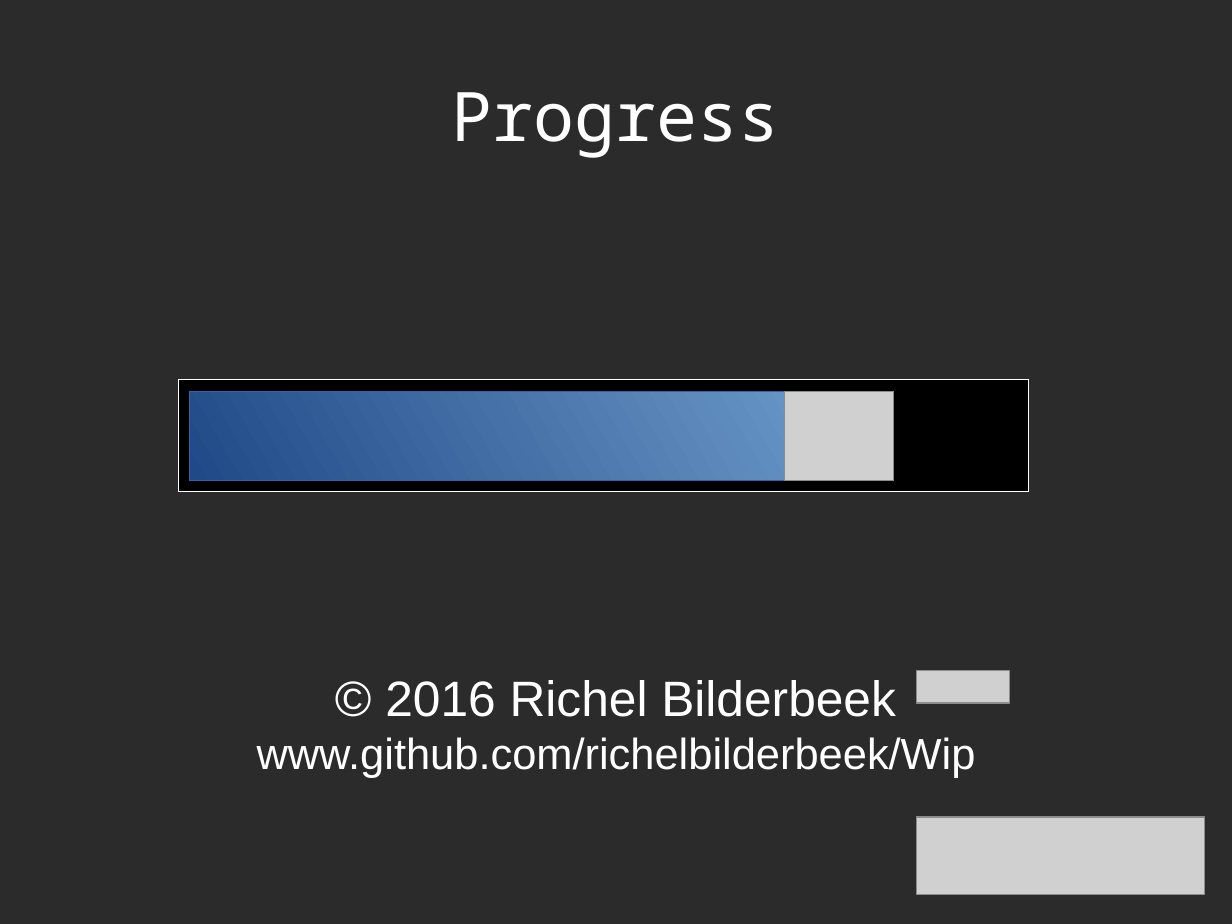
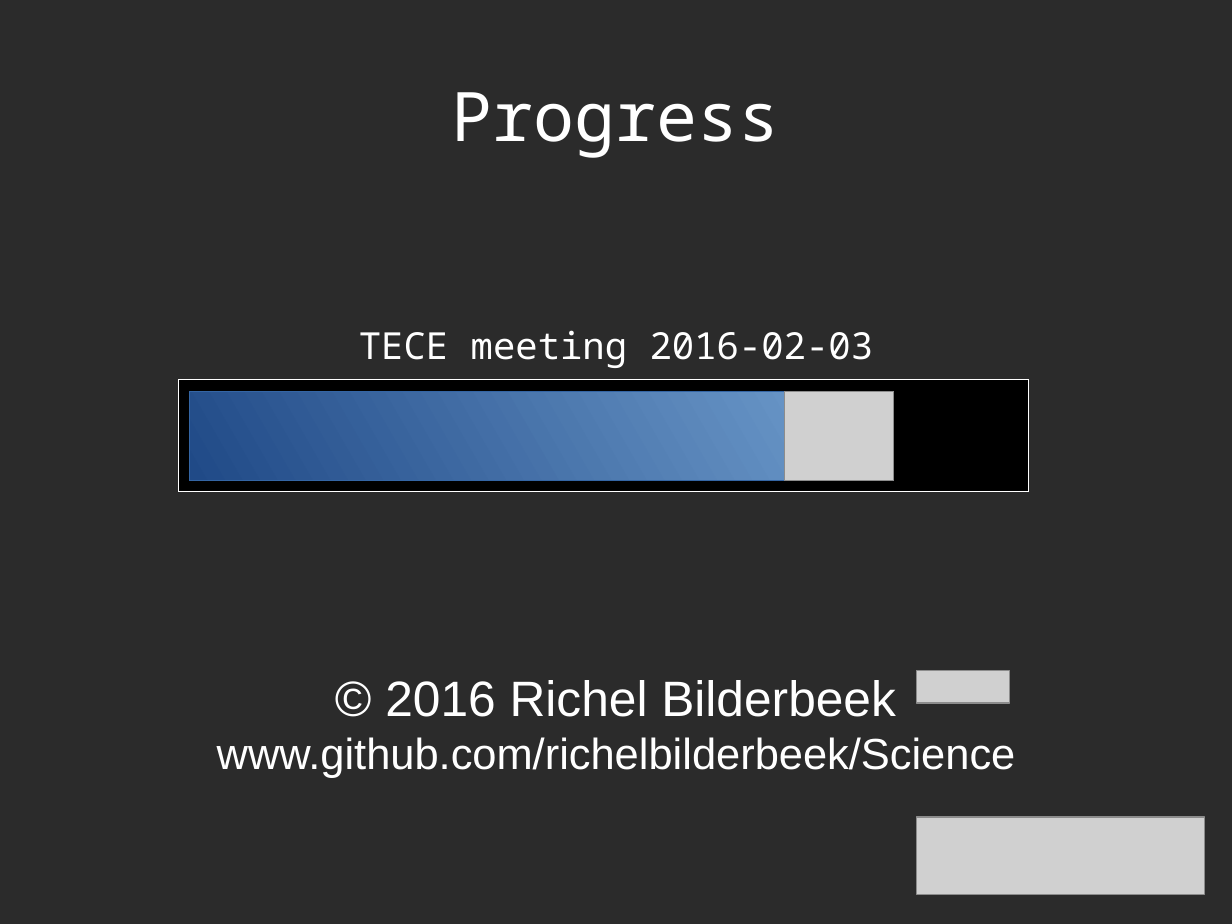
Before and after one commit to richelbilderbeek/Science, a slide deck: slide 1 of Bilderbeek20160203TeceMeeting/20160203TeceMeeting.odp. Drawn at 1232x924 pixels with LibreOffice and Linux fonts; fonts in the diff are those of the drawing; grey boxes stand for pictures; background and template pictures are left out; a plain dark background stands for a picture behind light text. Boxes give left, top, right and bottom in pixels: in the first picture for what was removed or moved away, otherwise in the second. Text is boxed around its words. In the diff, an @@ line names an element or a change of style, - is before the commit and + after.

```diff
--- a/Bilderbeek20160203TeceMeeting/20160203TeceMeeting.odp
+++ b/Bilderbeek20160203TeceMeeting/20160203TeceMeeting.odp
@@ title added at bbox=[359, 330, 874, 368], 24 pt, text #FFFFFF @@
+TECE meeting 2016-02-03
@@ subtitle at bbox=[217, 737, 1016, 778]: text changed @@
-www.github.com/richelbilderbeek/Wip
+www.github.com/richelbilderbeek/Science
```
Also in this commit, not shown: 4 other slides changed, 1 other file.
